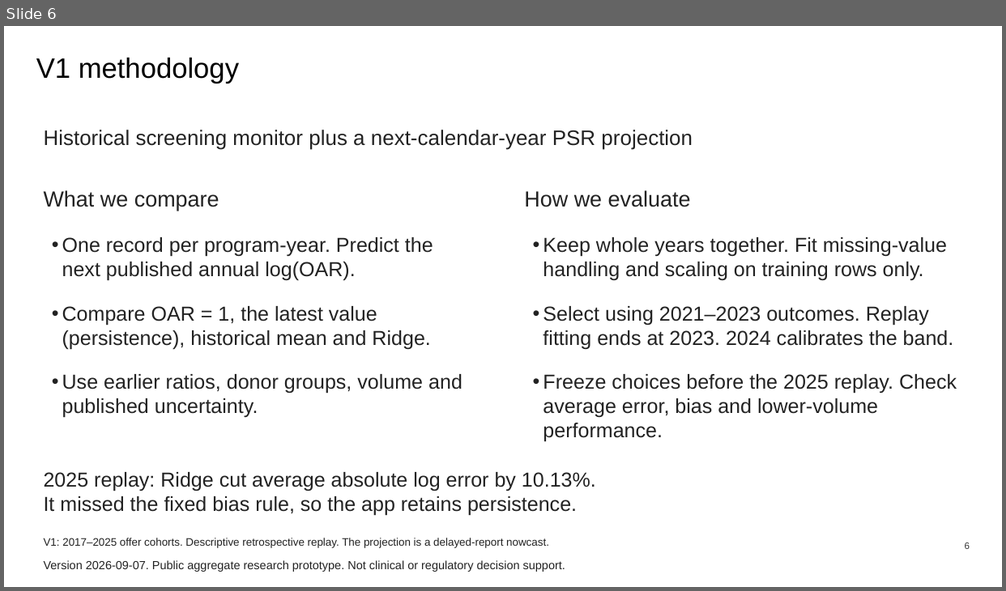
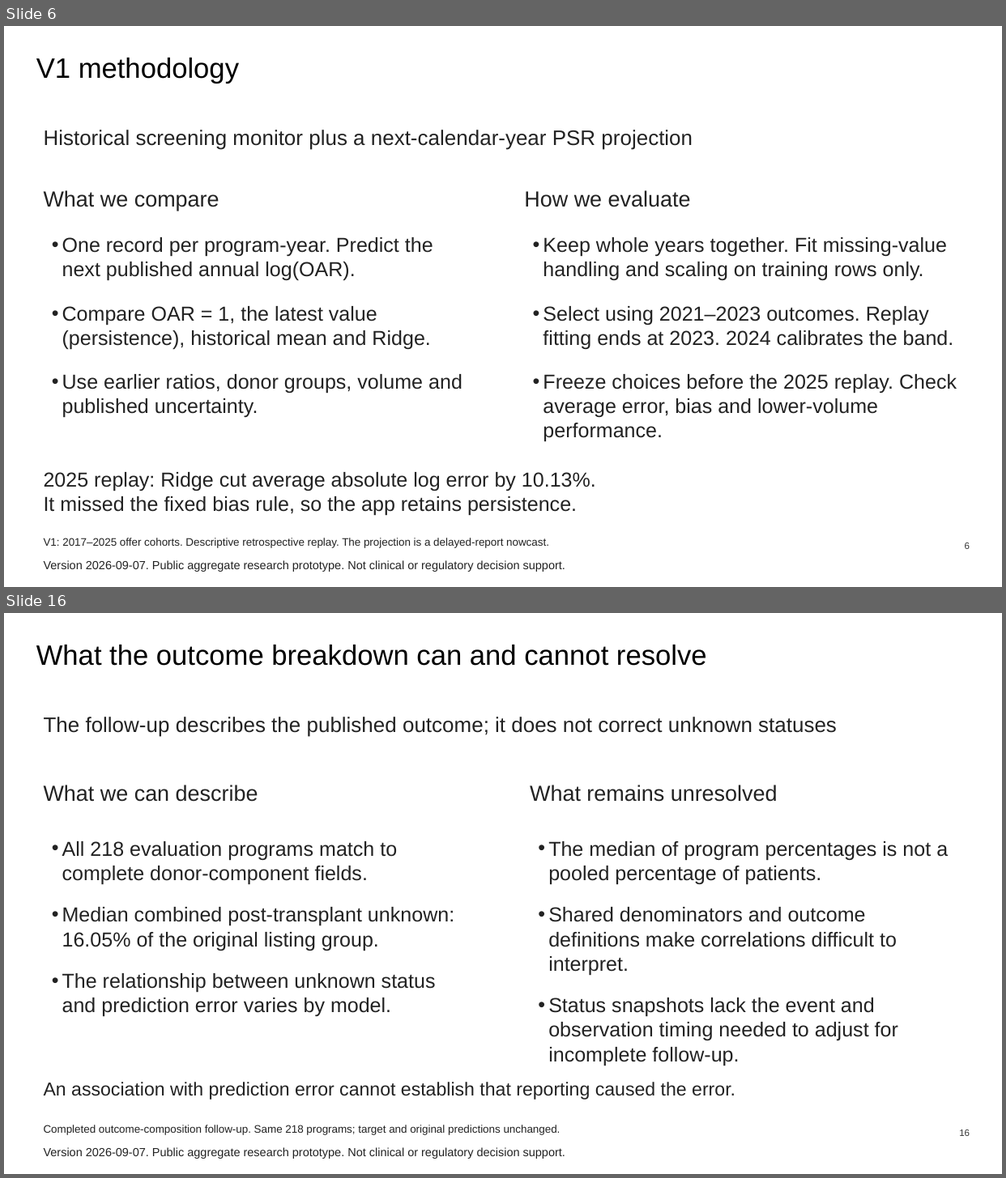
Before and after one commit to ca34525/Kidney-Acceptance-Signal-Monitor, a slide deck: docs/presentation/data-walkthrough/data-walkthrough.pptx. Shown one above the other, each under a label of ours: slide 6 before the commit, slides 6 and 16 after it; the slides between them are not shown. The pictures are 1006x591 and 1006x1178 pixels, drawn with LibreOffice and Linux fonts; fonts in the diff are those of the drawing. Boxes give left, top, right and bottom in pixels: in the first picture for what was removed or moved away, otherwise in the second. Text is boxed around its words. In the diff, an @@ line names an element or a change of style, - is before the commit and + after.

```diff
--- a/docs/presentation/data-walkthrough/data-walkthrough.pptx
+++ b/docs/presentation/data-walkthrough/data-walkthrough.pptx
@@ slide 16 added at bbox=[4, 613, 1002, 1174], background #FFFFFF @@
@@ title added at bbox=[36, 645, 707, 666], 27 pt, text #000000 @@
+What the outcome breakdown can and cannot resolve
@@ text added at bbox=[44, 717, 837, 737], 20.2 pt, text #222222 @@
+The follow-up describes the published outcome; it does not correct unknown statuses
@@ text added at bbox=[44, 785, 258, 802], 21 pt, text #222222 @@
+What we can describe
@@ text added at bbox=[530, 785, 778, 802], 21 pt, text #222222 @@
+What remains unresolved
@@ text added at bbox=[62, 841, 454, 1017], 19.5 pt, text #222222 @@
+• All 218 evaluation programs match to complete donor-component fields.
+• Median combined post-transplant unknown: 16.05% of the original listing group.
+• The relationship between unknown status and prediction error varies by model.
@@ text added at bbox=[548, 841, 948, 1066], 19.5 pt, text #222222 @@
+• The median of program percentages is not a pooled percentage of patients.
+• Shared denominators and outcome definitions make correlations difficult to interpret.
+• Status snapshots lack the event and observation timing needed to adjust for incomplete follow-up.
@@ text added at bbox=[44, 1082, 735, 1100], 18 pt, text #222222 @@
+An association with prediction error cannot establish that reporting caused the error.
@@ text added at bbox=[44, 1125, 560, 1135], 10.5 pt, text #222222 @@
+Completed outcome-composition follow-up. Same 218 programs; target and original predictions unchanged.
@@ page number added at bbox=[959, 1130, 970, 1136], 9 pt, text #333333 @@
+16
@@ text added at bbox=[44, 1148, 565, 1159], 11.2 pt, text #222222 @@
+Version 2026-09-07. Public aggregate research prototype. Not clinical or regulatory decision support.
```
Also in this commit, not shown: 17 other slides added, 7 other files.
